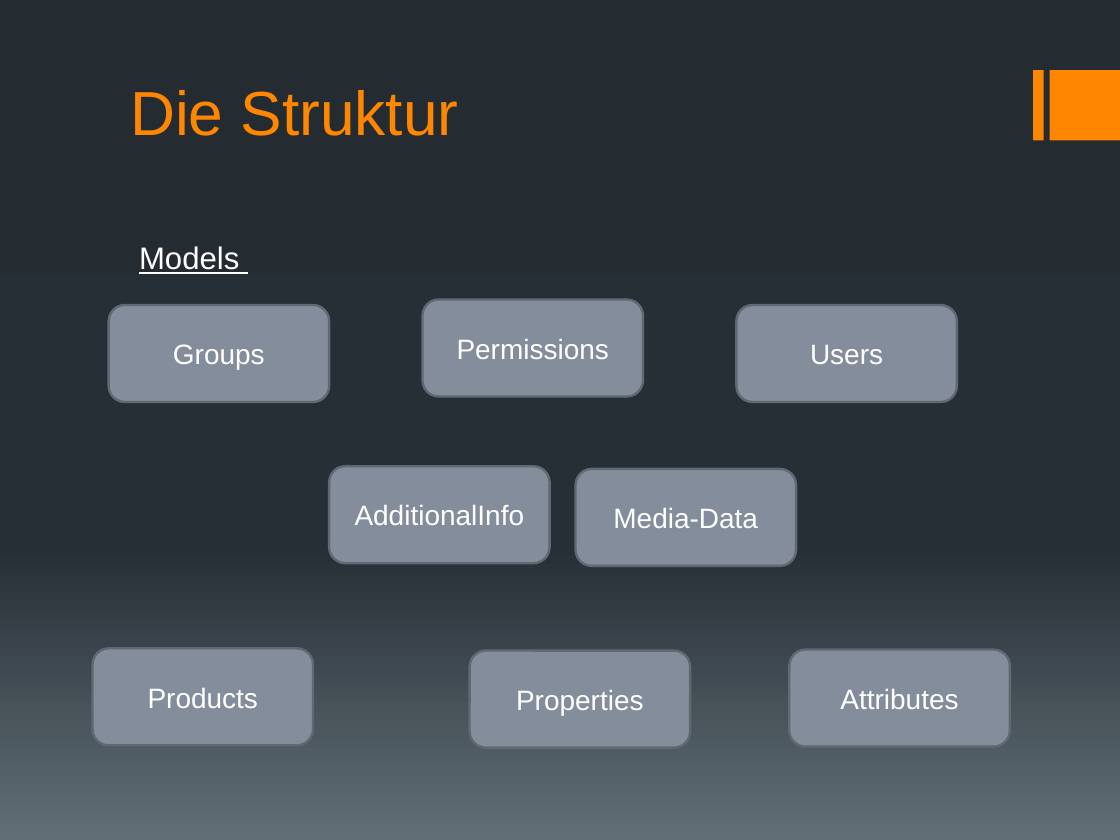
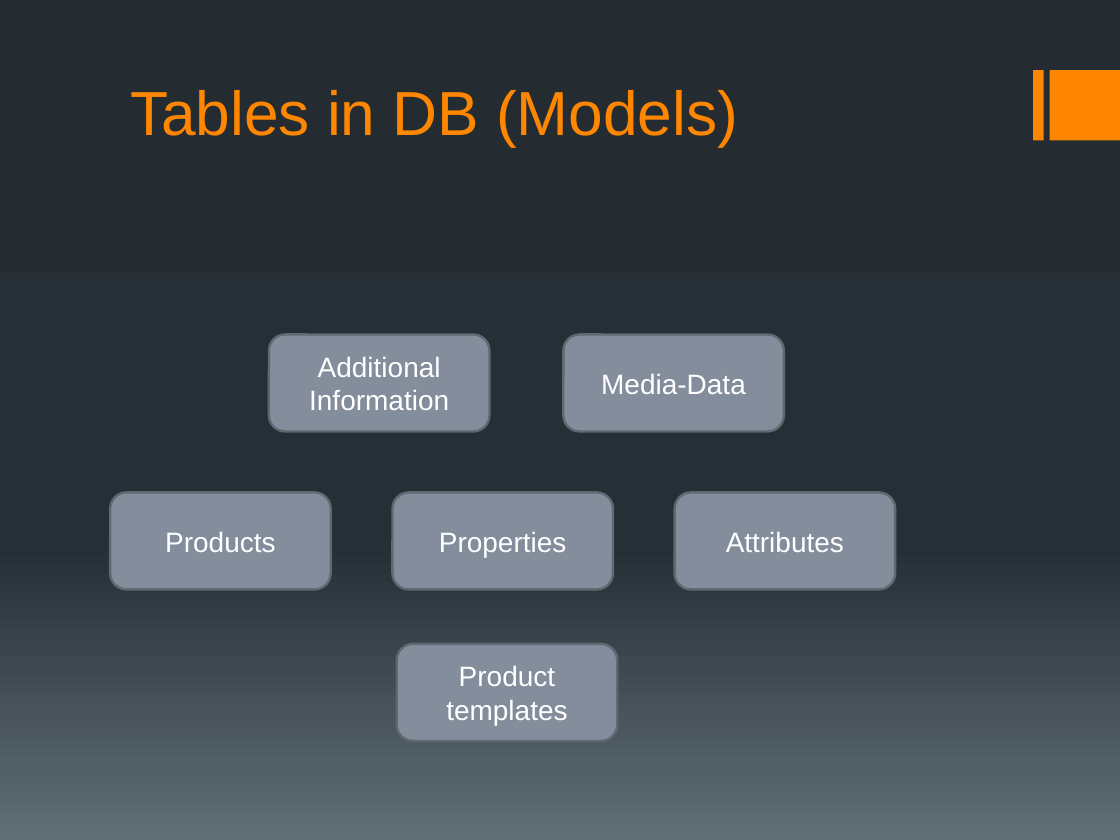
Before and after one commit to danilovmy/mommox, a slide deck: slide 7 of docs/Online-Shop-architect.pptx (slide 2 before the commit). Drawn at 1120x840 pixels with LibreOffice and Linux fonts; fonts in the diff are those of the drawing. Boxes give left, top, right and bottom in pixels: in the first picture for what was removed or moved away, otherwise in the second. Text is boxed around its words. In the diff, an @@ line names an element or a change of style, - is before the commit and + after.

```diff
--- a/docs/Online-Shop-architect.pptx
+++ b/docs/Online-Shop-architect.pptx
@@ title at (130, 90, 738, 146): text changed @@
-Die Struktur
+Tables in DB (Models)
@@ text removed at (139, 246, 239, 274) @@
-Models
@@ rounded rectangle removed at (422, 299, 643, 396) @@
-Permissions
@@ rounded rectangle removed at (109, 305, 329, 402) @@
-Groups
@@ rounded rectangle removed at (736, 305, 956, 402) @@
-Users
@@ rounded rectangle added at (269, 335, 489, 432), fill #838D9B, outline #616873 1.5 pt, 18 pt, text #FFFFFF @@
+Additional
+Information
@@ rounded rectangle "Media-Data": place and size @@
-rounded rectangle "Media-Data" at (576, 469, 796, 567)
+rounded rectangle "Media-Data" at (563, 335, 784, 432)
@@ rounded rectangle removed at (329, 466, 550, 563) @@
-AdditionalInfo
@@ rounded rectangle "Products": place and size @@
-rounded rectangle "Products" at (93, 648, 314, 746)
+rounded rectangle "Products" at (110, 493, 330, 590)
@@ rounded rectangle "Properties": place and size @@
-rounded rectangle "Properties" at (469, 651, 690, 748)
+rounded rectangle "Properties" at (392, 493, 613, 590)
@@ rounded rectangle "Attributes": place and size @@
-rounded rectangle "Attributes" at (790, 650, 1010, 747)
+rounded rectangle "Attributes" at (674, 493, 895, 590)
@@ rounded rectangle added at (396, 644, 617, 741), fill #838D9B, outline #616873 1.5 pt, 18 pt, text #FFFFFF @@
+Product
+templates
```
Also in this commit, not shown: 1 other slide changed, 11 slides added, 2 slides removed, 1 other file.
